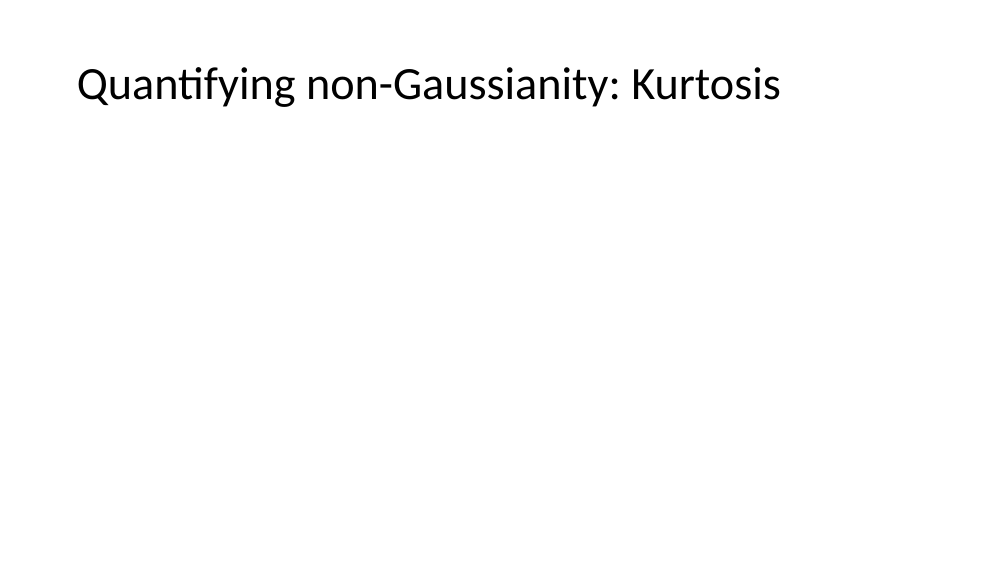
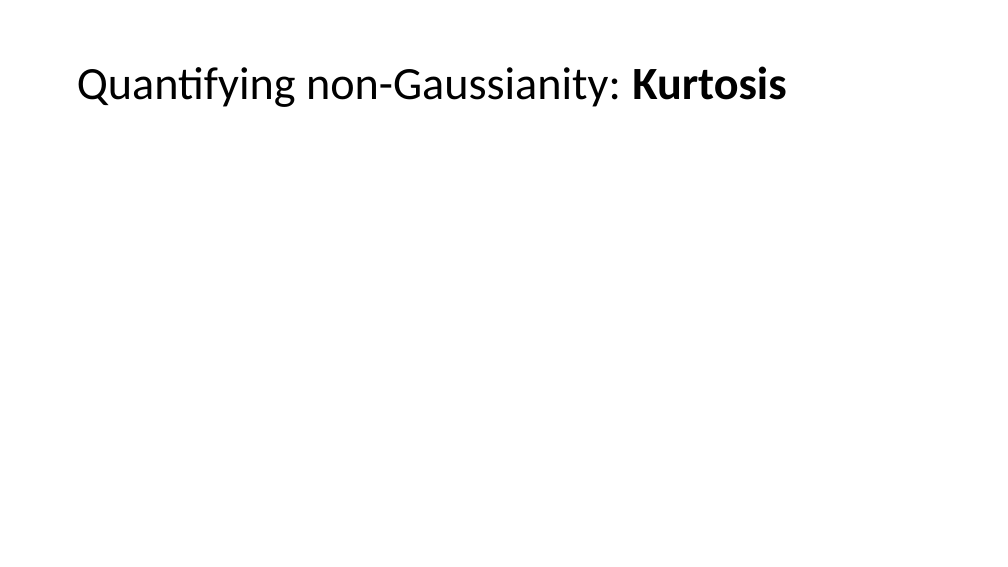
Before and after one commit to russellu/cs405, a slide deck: slide 9 of Lecture_16.pptx. Drawn at 1008x567 pixels with LibreOffice and Linux fonts; fonts in the diff are those of the drawing; grey boxes stand for pictures. Boxes give left, top, right and bottom in pixels: in the first picture for what was removed or moved away, otherwise in the second. Text is boxed around its words. In the diff, an @@ line names an element or a change of style, - is before the commit and + after.

```diff
--- a/Lecture_16.pptx
+++ b/Lecture_16.pptx
@@ title "Quantifying non-Gaussianity: Kurtosis" at bbox=[77, 66, 786, 107]: bold on in "Kurtosis" @@
```
Also in this commit, not shown: 9 other slides changed, 1 other file.
